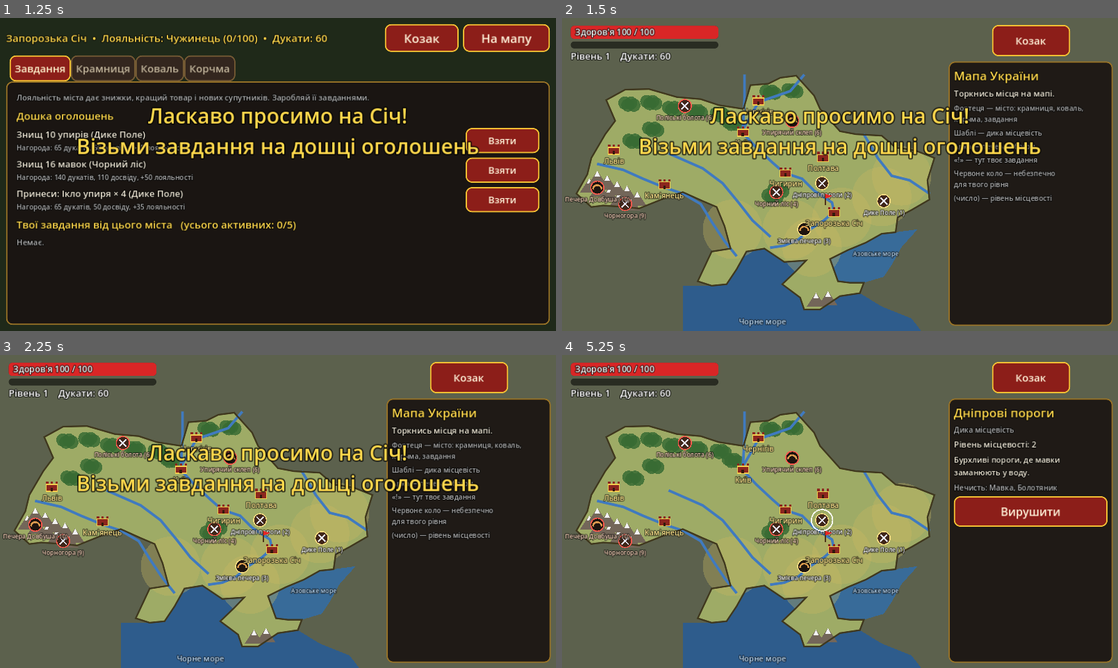
Above: before the commit, frames 1-4 (two rows, left to right).
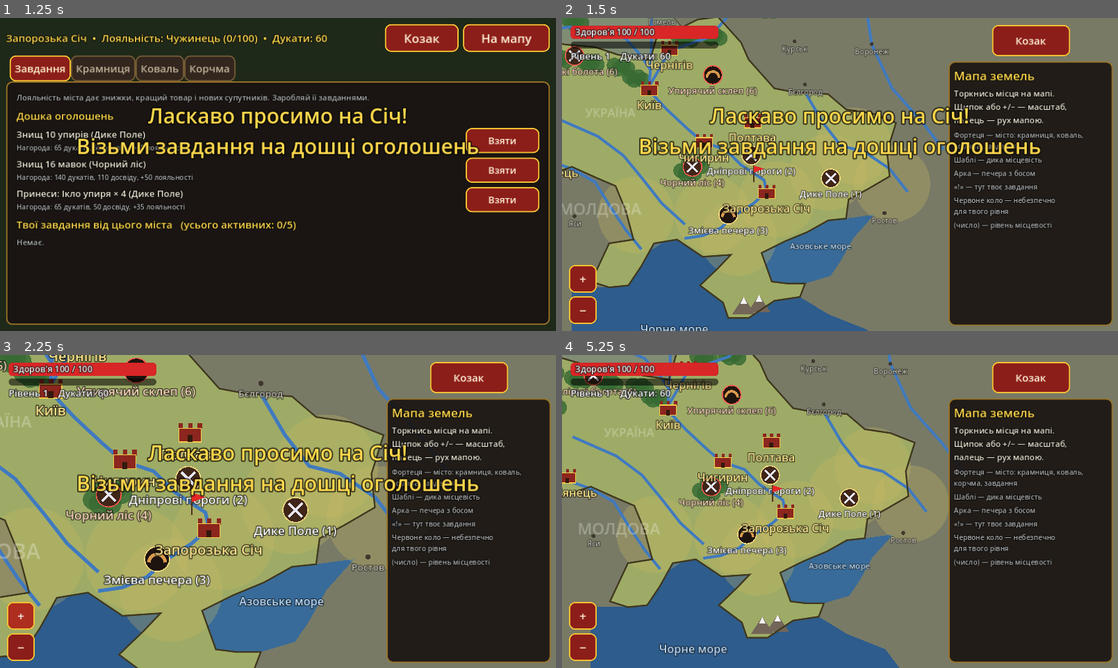
Above: after the commit, the same moments.

Repository: Pcixopatka/Jarvis
Game: Godot game, scene res://scenes/main.tscn
Same seed, same stepped clock (60 frames per second), same inputs: the game is played once before the commit and once after it.
Inputs (mouse positions are in pixels of both pictures, inside the frame that each line leads up to):
- Up to frame 1 (1.25 s): click "Нова гра" at 0.5 s
- Up to frame 2 (1.5 s): click "На мапу" at 1.25 s
- Up to frame 3 (2.25 s): click (22, 614) at 2 s, where only the run after the commit has a clickable "+"
- Up to frame 4 (5.25 s): click (584, 646) at 2.75 s, where only the run after the commit has a clickable "−"; click "Козак" at 3.5 s; click "Назад" at 4.25 s; tap Enter at 5 s; drag from (840, 511) to (895, 442) at 5.02 s

Frame 1 is identical in both runs. In frame 2, 58% of the frame differs, in the area x 0-100%, y 0-100%; in frame 3, 58%; in frame 4, 61%.

Commit message:
Extend map to neighboring lands, add zoom/pan with dynamic label sizes
- Map now covers parts of Poland, Belarus, Russia and other neighbors with
  borders, country names, more rivers, Baltic Sea and reference towns
- New locations: Bilovezha forest and Bryansk forests
- Pinch, +/- buttons and mouse wheel zoom; drag to pan; map centers on hero
- Labels, markers and tap areas scale with zoom; label width measured from
  text; minor town labels hide when zoomed out

Co-Authored-By: Claude Opus 5.5 <noreply@anthropic.com>
Claude-Session: https://claude.ai/code/session_01LNSrXhawYx8NHCKWuYP1b5

Diff:
--- a/scripts/data.gd
+++ b/scripts/data.gd
@@ -296,6 +296,10 @@
 		"enemies": ["bolotianyk", "upyr", "mavka"], "desc": "Трясовина, туман і болотяники."},
 	"chornohora": {"name": "Чорногора", "type": "field", "biome": "mountain", "pos": Vector2(24.6, 48.05), "level": 9,
 		"enemies": ["vovkulaka", "upyr", "bolotianyk"], "desc": "Високі Карпати, сніг і вовчі зграї."},
+	"bilovezha": {"name": "Біловезька пуща", "type": "field", "biome": "forest", "pos": Vector2(23.9, 52.7), "level": 8,
+		"enemies": ["vovkulaka", "mavka", "upyr"], "desc": "Прадавня пуща на межі з Польщею. Тут водяться найлютіші вовкулаки."},
+	"bryansk_forest": {"name": "Брянські ліси", "type": "field", "biome": "forest", "pos": Vector2(34.0, 53.1), "level": 11,
+		"enemies": ["vovkulaka", "upyr", "bolotianyk"], "desc": "Глухі північні ліси, звідки сунуть зграї нечисті."},
 	"dovbush_cave": {"name": "Печера Довбуша", "type": "dungeon", "biome": "cave", "pos": Vector2(23.2, 48.6), "level": 10,
 		"rooms": 6, "enemies": ["vovkulaka", "upyr", "bolotianyk"], "boss": "vovkulaka",
 		"desc": "Скарби опришків стереже Вовкулака-ватажок."},
--- a/scripts/main.gd
+++ b/scripts/main.gd
@@ -180,6 +180,7 @@
 	map_view.visible = true
 	map_panel.visible = true
 	map_view.current = map_here
+	map_view.focus_on(map_here)
 	map_view.selected = map_sel
 	map_view.hero_level = player.level
 	map_view.targets = world.quest_targets()
@@ -865,8 +866,8 @@
 	v.add_theme_constant_override("separation", 8)
 	map_panel.add_child(v)
 	if map_sel == "":
-		v.add_child(UI.label("Мапа України", 28, UI.GOLD, false))
-		v.add_child(UI.label("Торкнись місця на мапі.", 19, UI.TEXT, false))
+		v.add_child(UI.label("Мапа земель", 28, UI.GOLD, false))
+		v.add_child(UI.label("Торкнись місця на мапі.\nЩипок або +/− — масштаб,\nпалець — рух мапою.", 19, UI.TEXT, false))
 		for t in ["Фортеця — місто: крамниця, коваль,\nкорчма, завдання", "Шаблі — дика місцевість", "Арка — печера з босом", "«!» — тут твоє завдання", "Червоне коло — небезпечно\nдля твого рівня", "(число) — рівень місцевості"]:
 			v.add_child(UI.label(t, 16, UI.MUTED, false))
 		return
--- a/scripts/world_map.gd
+++ b/scripts/world_map.gd
@@ -42,8 +42,43 @@
 	["Південний Буг", [Vector2(26.8, 49.75), Vector2(28.5, 49.25), Vector2(29.5, 48.75), Vector2(30.3, 48.1),
 		Vector2(31.0, 47.5), Vector2(31.9, 46.95)]],
 	["Десна", [Vector2(33.6, 52.4), Vector2(32.9, 51.85), Vector2(31.3, 51.48), Vector2(30.9, 51.0), Vector2(30.55, 50.6)]],
-	["Сіверський Донець", [Vector2(36.6, 50.4), Vector2(37.3, 49.6), Vector2(38.0, 49.0), Vector2(38.9, 48.85), Vector2(39.9, 48.4)]],
-]
+	["Сіверський Донець", [Vector2(36.6, 50.4), Vector2(37.3, 49.6), Vector2(38.0, 49.0), Vector2(38.9, 48.85), Vector2(39.9, 48.4), Vector2(40.6, 47.8)]],
+	["Дніпро (верхів'я)", [Vector2(32.05, 54.78), Vector2(31.2, 54.6), Vector2(30.4, 54.5), Vector2(30.3, 53.9), Vector2(30.1, 53.2), Vector2(30.6, 52.4)]],
+	["Прип'ять", [Vector2(24.5, 51.75), Vector2(25.8, 51.9), Vector2(27.3, 52.1), Vector2(28.6, 52.1), Vector2(29.6, 51.8), Vector2(30.2, 51.35), Vector2(30.55, 51.0)]],
+	["Вісла", [Vector2(19.0, 50.05), Vector2(19.9, 50.05), Vector2(21.0, 50.4), Vector2(21.8, 51.0), Vector2(21.6, 51.6), Vector2(21.0, 52.25), Vector2(20.2, 52.5), Vector2(19.0, 52.7)]],
+	["Західний Буг", [Vector2(24.1, 49.9), Vector2(24.1, 50.85), Vector2(23.65, 51.55), Vector2(23.6, 52.1), Vector2(22.6, 52.4), Vector2(21.4, 52.6)]],
+	["Дон", [Vector2(38.4, 54.0), Vector2(38.9, 53.0), Vector2(39.2, 51.66), Vector2(40.0, 50.5), Vector2(41.2, 49.6), Vector2(42.0, 48.9)]],
+	["Німан", [Vector2(26.6, 53.5), Vector2(25.5, 53.6), Vector2(24.4, 53.9), Vector2(23.9, 54.6), Vector2(22.9, 55.0)]],
+]
+const POLAND := [
+	Vector2(19.0, 54.4), Vector2(22.8, 54.38), Vector2(23.5, 53.95), Vector2(23.9, 53.2), Vector2(23.5, 52.6),
+	Vector2(23.2, 52.2), Vector2(23.65, 51.55), Vector2(24.1, 50.85), Vector2(23.6, 50.4), Vector2(22.9, 49.6),
+	Vector2(22.7, 49.05), Vector2(22.15, 49.15), Vector2(20.9, 49.35), Vector2(19.8, 49.2), Vector2(19.0, 49.6),
+]
+const BELARUS := [
+	Vector2(23.5, 53.95), Vector2(25.0, 54.15), Vector2(25.8, 54.85), Vector2(26.6, 55.65), Vector2(28.2, 56.1),
+	Vector2(29.5, 55.95), Vector2(30.9, 55.6), Vector2(31.0, 54.7), Vector2(31.8, 54.1), Vector2(32.6, 53.4),
+	Vector2(31.6, 52.9), Vector2(31.4, 52.4), Vector2(31.8, 52.1), Vector2(30.9, 52.05), Vector2(30.55, 51.25),
+	Vector2(29.3, 51.38), Vector2(28.4, 51.58), Vector2(27.2, 51.65), Vector2(25.8, 51.92), Vector2(24.6, 51.9),
+	Vector2(23.65, 51.55), Vector2(23.2, 52.2), Vector2(23.5, 52.6), Vector2(23.9, 53.2),
+]
+const BALTIC := [
+	Vector2(18.0, 54.4), Vector2(19.6, 54.45), Vector2(19.95, 54.95), Vector2(21.2, 55.2), Vector2(21.1, 56.5), Vector2(18.0, 56.5),
+]
+const COUNTRY_NAMES := [
+	["ПОЛЬЩА", Vector2(20.9, 52.9)], ["БІЛОРУСЬ", Vector2(27.6, 53.4)], ["РОСІЯ", Vector2(38.2, 52.8)],
+	["УКРАЇНА", Vector2(29.0, 49.75)], ["МОЛДОВА", Vector2(28.6, 47.2)], ["РУМУНІЯ", Vector2(24.8, 46.9)],
+	["СЛОВАЧЧИНА", Vector2(20.6, 48.75)], ["УГОРЩИНА", Vector2(21.0, 47.4)], ["ЛИТВА", Vector2(24.6, 55.0)],
+]
+# Міста сусідів — лише орієнтири на мапі
+const TOWNS := [
+	["Варшава", Vector2(21.0, 52.23)], ["Краків", Vector2(19.94, 50.06)], ["Люблін", Vector2(22.57, 51.25)],
+	["Мінськ", Vector2(27.56, 53.9)], ["Брест", Vector2(23.7, 52.1)], ["Гомель", Vector2(31.0, 52.43)],
+	["Смоленськ", Vector2(32.05, 54.78)], ["Брянськ", Vector2(34.36, 53.24)], ["Курськ", Vector2(36.19, 51.73)],
+	["Бєлгород", Vector2(36.6, 50.6)], ["Воронеж", Vector2(39.2, 51.66)], ["Ростов", Vector2(39.7, 47.24)],
+	["Яси", Vector2(27.6, 47.16)], ["Вільнюс", Vector2(25.28, 54.69)],
+]
+
 const MOUNTAINS := [
 	Vector2(22.8, 48.6), Vector2(23.3, 48.45), Vector2(23.8, 48.3), Vector2(24.3, 48.15), Vector2(24.9, 47.98),
 	Vector2(23.2, 48.85), Vector2(23.7, 48.7), Vector2(24.2, 48.5), Vector2(24.7, 48.35), Vector2(25.2, 48.15),
@@ -53,7 +88,21 @@
 	Vector2(24.8, 51.45), Vector2(25.9, 51.5), Vector2(27.0, 51.3), Vector2(28.2, 51.2), Vector2(29.4, 51.1),
 	Vector2(30.0, 50.8), Vector2(31.9, 51.85), Vector2(33.0, 51.9), Vector2(32.3, 48.55), Vector2(32.0, 48.35),
 	Vector2(26.0, 50.6), Vector2(25.0, 50.2),
-]
+	Vector2(23.9, 52.75), Vector2(26.2, 52.5), Vector2(27.6, 52.3), Vector2(28.6, 54.2), Vector2(25.3, 53.3),
+	Vector2(33.5, 53.2), Vector2(34.6, 53.6), Vector2(35.1, 52.6), Vector2(22.8, 51.8), Vector2(21.6, 53.6),
+]
+
+
+# Межі мапи (довгота/широта)
+const LON0 := 19.0
+const LON1 := 42.0
+const LAT0 := 43.8
+const LAT1 := 55.0
+const KX := 0.67  # довгота коротша за широту на цих широтах
+const MAP_W := (LON1 - LON0) * KX
+const MAP_H := LAT1 - LAT0
+const MIN_ZOOM := 1.0
+const MAX_ZOOM := 4.0
 
 var main
 var selected := ""
@@ -61,21 +110,58 @@
 var targets := {}  # місцевості з активними завданнями
 var hero_level := 1
 var map_rect := Rect2()  # область для мапи на екрані
+var zoom := 1.6
+var center := Vector2(MAP_W * 0.55, MAP_H * 0.55)  # центр огляду в одиницях мапи
 var _scale := 60.0
 var _origin := Vector2.ZERO
+var _k := 1.0  # множник розміру підписів і значків
 var _pulse := 0.0
 var _markers := {}  # id -> екранна позиція
+var _touches := {}  # індекс дотику -> позиція (для щипка)
+var _pinch_dist := 0.0
+var _dragging := false
+var _press_pos := Vector2.ZERO
+var _zoom_box: VBoxContainer
+
+
+func _ready() -> void:
+	clip_contents = true
+	_zoom_box = VBoxContainer.new()
+	_zoom_box.add_theme_constant_override("separation", 8)
+	add_child(_zoom_box)
+	for t in ["+", "−"]:
+		var b := Button.new()
+		b.text = t
+		b.custom_minimum_size = Vector2(64, 64)
+		b.pressed.connect(_zoom_button.bind(1.35 if t == "+" else 1.0 / 1.35))
+		_zoom_box.add_child(b)
+
+
+func _zoom_button(f: float) -> void:
+	_zoom_at(map_rect.get_center(), f)
 
 
 func _process(delta: float) -> void:
 	if not is_visible_in_tree():
 		return
 	_pulse += delta * 4.0
+	if _zoom_box:
+		_zoom_box.position = Vector2(map_rect.position.x + 8, map_rect.end.y - 144)
 	queue_redraw()
 
 
+# ---------- Проєкція і масштаб ----------
+
+func _unit(ll: Vector2) -> Vector2:
+	return Vector2((ll.x - LON0) * KX, LAT1 - ll.y)
+
+
 func _proj(ll: Vector2) -> Vector2:
-	return _origin + Vector2((ll.x - 21.6) * 0.67, 52.6 - ll.y) * _scale
+	return _origin + _unit(ll) * _scale
+
+
+func _to_unit(screen: Vector2) -> Vector2:
+	return (screen - _origin) / _scale
 
 
 func _poly(arr: Array) -> PackedVector2Array:
@@ -85,107 +171,198 @@
 	return out
 
 
+## Переводить центр огляду в на екранні параметри і не дає вийти за межі мапи.
 func _layout() -> void:
 	var r := map_rect if map_rect.size.x > 10 else Rect2(Vector2.ZERO, size)
-	var w := (40.6 - 21.6) * 0.67
-	var h := 52.6 - 44.2
-	_scale = minf(r.size.x / w, r.size.y / h)
-	_origin = r.position + (r.size - Vector2(w, h) * _scale) / 2.0
+	var base := minf(r.size.x / MAP_W, r.size.y / MAP_H)
+	zoom = clampf(zoom, MIN_ZOOM, MAX_ZOOM)
+	_scale = base * zoom
+	var half := r.size / (2.0 * _scale)
+	center.x = clampf(center.x, half.x, MAP_W - half.x) if MAP_W > half.x * 2.0 else MAP_W / 2.0
+	center.y = clampf(center.y, half.y, MAP_H - half.y) if MAP_H > half.y * 2.0 else MAP_H / 2.0
+	_origin = r.get_center() - center * _scale
+	_k = clampf(_scale / 60.0, 0.75, 2.0)
+
+
+func _zoom_at(screen_pt: Vector2, factor: float) -> void:
+	_layout()
+	var before := _to_unit(screen_pt)
+	zoom = clampf(zoom * factor, MIN_ZOOM, MAX_ZOOM)
+	_layout()
+	var after := _to_unit(screen_pt)
+	center += before - after
+	queue_redraw()
+
+
+func focus_on(id: String) -> void:
+	var ll: Vector2 = Data.CITIES[id]["pos"] if Data.CITIES.has(id) else (Data.LOCATIONS[id]["pos"] if Data.LOCATIONS.has(id) else Vector2(31, 49))
+	center = _unit(ll)
+
+
+# ---------- Керування: тап, перетягування, щипок, коліщатко ----------
+
+func _input(event: InputEvent) -> void:
+	if not is_visible_in_tree():
+		_touches.clear()
+		return
+	if event is InputEventScreenTouch:
+		if event.pressed:
+			_touches[event.index] = event.position
+		else:
+			_touches.erase(event.index)
+		_pinch_dist = 0.0
+	elif event is InputEventScreenDrag and _touches.has(event.index):
+		_touches[event.index] = event.position
+		if _touches.size() >= 2:
+			var pts: Array = _touches.values()
+			var d: float = pts[0].distance_to(pts[1])
+			if _pinch_dist > 0.0 and d > 0.0:
+				_zoom_at((pts[0] + pts[1]) / 2.0, d / _pinch_dist)
+			_pinch_dist = d
+			_dragging = true
 
 
 func _gui_input(event: InputEvent) -> void:
-	if event is InputEventMouseButton and event.pressed and event.button_index == MOUSE_BUTTON_LEFT:
-		var best := ""
-		var best_d := 46.0
-		for id in _markers:
-			var d: float = event.position.distance_to(_markers[id])
-			if d < best_d:
-				best_d = d
-				best = id
-		if best != "":
-			selected = best
-			location_selected.emit(best)
+	if event is InputEventMouseButton:
+		if event.button_index == MOUSE_BUTTON_WHEEL_UP and event.pressed:
+			_zoom_at(event.position, 1.15)
+		elif event.button_index == MOUSE_BUTTON_WHEEL_DOWN and event.pressed:
+			_zoom_at(event.position, 1.0 / 1.15)
+		elif event.button_index == MOUSE_BUTTON_LEFT:
+			if event.pressed:
+				_press_pos = event.position
+				_dragging = false
+			elif not _dragging:
+				_tap(event.position)
 			accept_event()
-
+	elif event is InputEventMouseMotion and event.button_mask & MOUSE_BUTTON_MASK_LEFT:
+		if _touches.size() >= 2:
+			return
+		if _dragging or event.position.distance_to(_press_pos) > 14.0:
+			_dragging = true
+			center -= event.relative / _scale
+			queue_redraw()
+
+
+func _tap(pos: Vector2) -> void:
+	var best := ""
+	var best_d := 34.0 * _k
+	for id in _markers:
+		var d: float = pos.distance_to(_markers[id])
+		if d < best_d:
+			best_d = d
+			best = id
+	if best != "":
+		selected = best
+		location_selected.emit(best)
+
+
+# ---------- Малювання ----------
 
 func _draw() -> void:
 	_layout()
 	var font := ThemeDB.fallback_font
+	var k := _k
 	# Суходіл сусідів і моря
-	draw_rect(Rect2(Vector2.ZERO, size), Color(0.36, 0.38, 0.3))
+	draw_rect(Rect2(Vector2.ZERO, size), Color(0.47, 0.48, 0.4))
 	draw_colored_polygon(_poly(BLACK_SEA), Color(0.18, 0.36, 0.55))
 	draw_colored_polygon(_poly(AZOV_SEA), Color(0.22, 0.42, 0.6))
+	draw_colored_polygon(_poly(BALTIC), Color(0.18, 0.36, 0.55))
+	var poland := _poly(POLAND)
+	var belarus := _poly(BELARUS)
+	draw_colored_polygon(poland, Color(0.55, 0.53, 0.43))
+	draw_colored_polygon(belarus, Color(0.5, 0.55, 0.45))
 	# Україна
 	var land := _poly(BORDER)
 	draw_colored_polygon(land, Color(0.62, 0.67, 0.4))
 	# Степ на півдні й сході
-	for p in [Vector2(35.5, 47.6), Vector2(37.5, 48.3), Vector2(33.0, 47.2), Vector2(30.0, 47.2), Vector2(34.0, 46.6), Vector2(38.5, 49.0)]:
-		draw_circle(_proj(p), _scale * 1.0, Color(0.78, 0.72, 0.38, 0.35))
+	for p in [Vector2(35.5, 47.6), Vector2(37.5, 48.3), Vector2(33.0, 47.2), Vector2(30.0, 47.2), Vector2(34.0, 46.6), Vector2(38.5, 49.0), Vector2(40.0, 48.0)]:
+		draw_circle(_proj(p), _scale * 1.0, Color(0.78, 0.72, 0.38, 0.3))
 	# Ліси
 	for p in FORESTS:
 		var c := _proj(p)
-		for k in 4:
-			draw_circle(c + Vector2(k * 7 - 10, (k % 2) * 5), _scale * 0.22, Color(0.22, 0.42, 0.2, 0.85))
+		for i in 4:
+			draw_circle(c + Vector2(i * 7 - 10, (i % 2) * 5) * k, _scale * 0.2, Color(0.22, 0.42, 0.2, 0.85))
 	# Річки
 	for r in RIVERS:
-		draw_polyline(_poly(r[1]), Color(0.25, 0.48, 0.75), maxf(2.0, _scale * 0.07), true)
+		draw_polyline(_poly(r[1]), Color(0.25, 0.48, 0.75), maxf(2.0, _scale * 0.06), true)
 	# Гори
 	for p in MOUNTAINS:
 		var c := _proj(p)
-		var s := _scale * 0.32
+		var s := _scale * 0.3
 		draw_colored_polygon(PackedVector2Array([c + Vector2(-s, s * 0.5), c + Vector2(s, s * 0.5), c + Vector2(0, -s)]), Color(0.45, 0.4, 0.35))
 		draw_colored_polygon(PackedVector2Array([c + Vector2(-s * 0.3, -s * 0.4), c + Vector2(s * 0.3, -s * 0.4), c + Vector2(0, -s)]), Color(0.95, 0.95, 0.95))
+	# Кордони
+	draw_polyline(poland + PackedVector2Array([poland[0]]), Color(0.3, 0.27, 0.2, 0.8), 1.5, true)
+	draw_polyline(belarus + PackedVector2Array([belarus[0]]), Color(0.3, 0.27, 0.2, 0.8), 1.5, true)
 	draw_polyline(land + PackedVector2Array([land[0]]), Color(0.25, 0.22, 0.12), 2.5, true)
-	# Підписи морів
-	_text(font, _proj(Vector2(31.5, 44.0)), "Чорне море", 18, Color(0.75, 0.88, 1.0))
-	_text(font, _proj(Vector2(37.2, 46.3)), "Азовське море", 14, Color(0.75, 0.88, 1.0))
+	# Назви країн і морів — великі, напівпрозорі, ростуть разом із масштабом
+	for cn in COUNTRY_NAMES:
+		var fs := int(clampf(_scale * 0.42, 14, 64))
+		if cn[0] == "УКРАЇНА" or cn[0].length() > 8:
+			fs = int(fs * 0.75)
+		_text(font, _proj(cn[1]), cn[0], fs, Color(1, 1, 1, 0.28), false)
+	_text(font, _proj(Vector2(31.5, 44.1)), "Чорне море", int(clampf(_scale * 0.3, 13, 40)), Color(0.75, 0.88, 1.0))
+	_text(font, _proj(Vector2(37.2, 46.3)), "Азовське море", int(clampf(_scale * 0.22, 11, 30)), Color(0.75, 0.88, 1.0))
+	# Міста сусідів (орієнтири): ховаються, якщо мапа сильно віддалена
+	var town_fs := int(clampf(_scale * 0.2, 0, 22))
+	for t in TOWNS:
+		var c := _proj(t[1])
+		draw_circle(c, 3.0 * k, Color(0.25, 0.22, 0.18))
+		if town_fs >= 11:
+			_text(font, c + Vector2(0, 16 * k), t[0], town_fs, Color(0.92, 0.9, 0.84, 0.85))
 
 	# Маркери місць
 	_markers.clear()
+	var label_fs := int(clampf(15.0 * k, 12, 28))
 	for id in Data.LOCATIONS:
 		var L: Dictionary = Data.LOCATIONS[id]
 		var c := _proj(L["pos"])
 		_markers[id] = c
 		var danger: bool = L["level"] > hero_level + 2
+		var r := 14.0 * k
 		if L["type"] == "dungeon":
-			draw_circle(c, 15, Color(0.12, 0.08, 0.06))
-			draw_arc(c + Vector2(0, 4), 10, PI, TAU, 12, Color(0.85, 0.6, 0.3), 4.0)
+			draw_circle(c, r, Color(0.12, 0.08, 0.06))
+			draw_arc(c + Vector2(0, 4) * k, r * 0.68, PI, TAU, 12, Color(0.85, 0.6, 0.3), 4.0 * k)
 		else:
-			draw_circle(c, 14, Color(0.25, 0.15, 0.1))
-			draw_line(c + Vector2(-8, -8), c + Vector2(8, 8), Color(0.9, 0.9, 0.95), 3.0)
-			draw_line(c + Vector2(8, -8), c + Vector2(-8, 8), Color(0.9, 0.9, 0.95), 3.0)
-		draw_arc(c, 15, 0, TAU, 24, Color(1.0, 0.35, 0.3) if danger else Color(0.95, 0.85, 0.5), 2.5)
-		_text(font, c + Vector2(0, 32), "%s (%d)" % [L["name"], L["level"]], 14, Color(1, 0.85, 0.75) if danger else Color.WHITE)
+			draw_circle(c, r, Color(0.25, 0.15, 0.1))
+			draw_line(c + Vector2(-8, -8) * k, c + Vector2(8, 8) * k, Color(0.9, 0.9, 0.95), 3.0 * k)
+			draw_line(c + Vector2(8, -8) * k, c + Vector2(-8, 8) * k, Color(0.9, 0.9, 0.95), 3.0 * k)
+		draw_arc(c, r + 1, 0, TAU, 24, Color(1.0, 0.35, 0.3) if danger else Color(0.95, 0.85, 0.5), 2.5)
+		_text(font, c + Vector2(0, r + label_fs + 2), "%s (%d)" % [L["name"], L["level"]], label_fs, Color(1, 0.85, 0.75) if danger else Color.WHITE)
+	var city_fs := int(clampf(18.0 * k, 13, 32))
 	for id in Data.CITIES:
 		var C: Dictionary = Data.CITIES[id]
 		var c := _proj(C["pos"])
 		_markers[id] = c
-		# Фортеця
-		draw_rect(Rect2(c + Vector2(-13, -8), Vector2(26, 16)), Color(0.55, 0.15, 0.12))
+		var red := Color(0.55, 0.15, 0.12)
+		draw_rect(Rect2(c + Vector2(-13, -8) * k, Vector2(26, 16) * k), red)
 		for dx in [-13, -2, 9]:
-			draw_rect(Rect2(c + Vector2(dx, -14), Vector2(5, 7)), Color(0.55, 0.15, 0.12))
-		draw_rect(Rect2(c + Vector2(-13, -8), Vector2(26, 16)), Color(0.95, 0.8, 0.3), false, 2.0)
-		draw_rect(Rect2(c + Vector2(-3, 0), Vector2(6, 8)), Color(0.2, 0.1, 0.05))
-		_text(font, c + Vector2(0, 30), C["name"], 17, Color(1.0, 0.9, 0.55))
+			draw_rect(Rect2(c + Vector2(dx, -14) * k, Vector2(5, 7) * k), red)
+		draw_rect(Rect2(c + Vector2(-13, -8) * k, Vector2(26, 16) * k), Color(0.95, 0.8, 0.3), false, 2.0)
+		draw_rect(Rect2(c + Vector2(-3, 0) * k, Vector2(6, 8) * k), Color(0.2, 0.1, 0.05))
+		_text(font, c + Vector2(0, 12 * k + city_fs), C["name"], city_fs, Color(1.0, 0.9, 0.55))
 
 	# Завдання
 	for id in targets:
 		if _markers.has(id):
-			var c: Vector2 = _markers[id] + Vector2(16, -22)
-			draw_circle(c, 10, Color(1.0, 0.8, 0.1))
-			_text(font, c + Vector2(0, 6), "!", 18, Color(0.2, 0.1, 0.0), false)
+			var c: Vector2 = _markers[id] + Vector2(16, -22) * k
+			draw_circle(c, 10 * k, Color(1.0, 0.8, 0.1))
+			_text(font, c + Vector2(0, 6 * k), "!", int(18 * k), Color(0.2, 0.1, 0.0), false)
 	# Де козак
 	if _markers.has(current):
-		var c: Vector2 = _markers[current] + Vector2(-20, -18)
-		draw_line(c, c + Vector2(0, -26), Color(0.3, 0.2, 0.1), 3.0)
-		draw_colored_polygon(PackedVector2Array([c + Vector2(0, -26), c + Vector2(16, -21), c + Vector2(0, -15)]), Color(0.9, 0.15, 0.15))
+		var c: Vector2 = _markers[current] + Vector2(-20, -18) * k
+		draw_line(c, c + Vector2(0, -26) * k, Color(0.3, 0.2, 0.1), 3.0)
+		draw_colored_polygon(PackedVector2Array([c + Vector2(0, -26) * k, c + Vector2(16, -21) * k, c + Vector2(0, -15) * k]), Color(0.9, 0.15, 0.15))
 	# Вибране місце
 	if _markers.has(selected):
-		draw_arc(_markers[selected], 24 + sin(_pulse) * 3, 0, TAU, 32, Color(1, 1, 1, 0.9), 3.0)
-
-
+		draw_arc(_markers[selected], (24 + sin(_pulse) * 3) * k, 0, TAU, 32, Color(1, 1, 1, 0.9), 3.0)
+
+
+## Підпис по центру; ширина рахується за реальним розміром тексту.
 func _text(font: Font, pos: Vector2, text: String, fs: int, col: Color, outline: bool = true) -> void:
-	var w := 260.0
+	var w := font.get_string_size(text, HORIZONTAL_ALIGNMENT_LEFT, -1, fs).x
+	var p := pos - Vector2(w / 2.0, 0)
 	if outline:
-		draw_string_outline(font, pos - Vector2(w / 2, 0), text, HORIZONTAL_ALIGNMENT_CENTER, w, fs, 5, Color(0, 0, 0, 0.8))
-	draw_string(font, pos - Vector2(w / 2, 0), text, HORIZONTAL_ALIGNMENT_CENTER, w, fs, col)
+		draw_string_outline(font, p, text, HORIZONTAL_ALIGNMENT_LEFT, -1, fs, maxi(3, fs / 4), Color(0, 0, 0, 0.8))
+	draw_string(font, p, text, HORIZONTAL_ALIGNMENT_LEFT, -1, fs, col)
